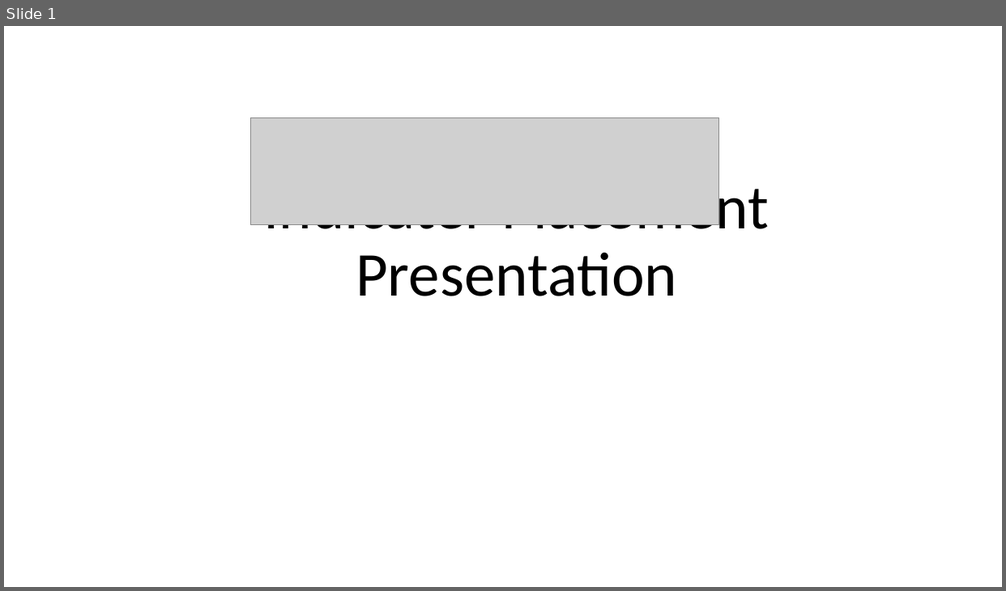
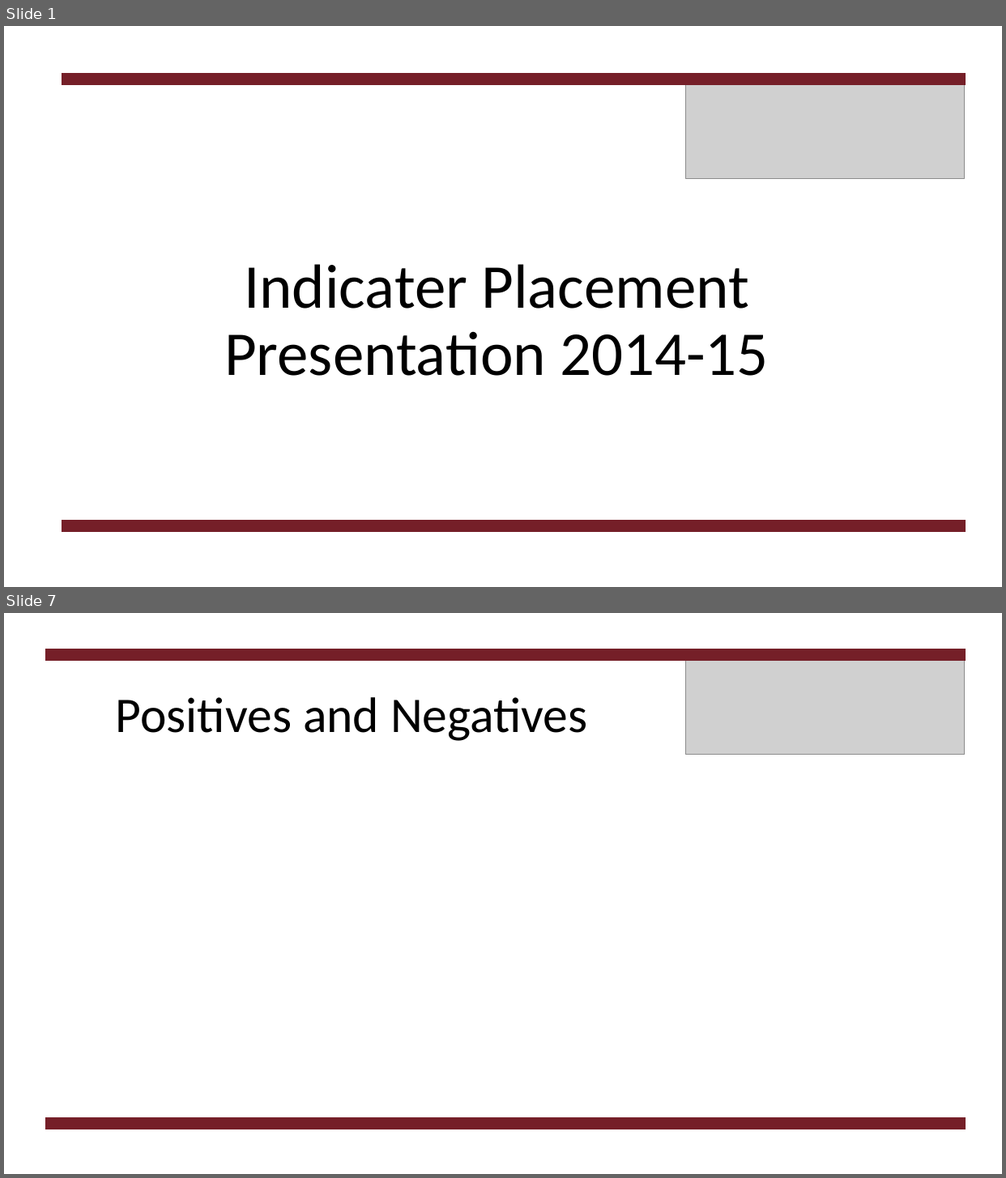
Before and after one commit to m00sedrive/Uni-Work-2015, a slide deck: Indicater Placement Reports/Indicater Presentation.pptx. Shown one above the other, each under a label of ours: slide 1 before the commit, slides 1 and 7 after it; the slides between them are not shown. The pictures are 1006x591 and 1006x1178 pixels, drawn with LibreOffice and Linux fonts; fonts in the diff are those of the drawing; grey boxes stand for pictures. Boxes give left, top, right and bottom in pixels: in the first picture for what was removed or moved away, otherwise in the second. Text is boxed around its words. In the diff, an @@ line names an element or a change of style, - is before the commit and + after.

Commit message:
indicater presentation update

```diff
--- a/Indicater Placement Reports/Indicater Presentation.pptx
+++ b/Indicater Placement Reports/Indicater Presentation.pptx
@@ slide 7 added at (4,613,1002,1174), background #FFFFFF @@
@@ rectangle added at (46,649,965,661), fill #751F28, outline #751F28 1 pt @@
@@ picture added at (686,649,965,755) @@
@@ title added at (116,697,587,741), 48 pt, text #000000 @@
+Positives and Negatives
@@ rectangle added at (46,1118,965,1130), fill #751F28, outline #751F28 1 pt @@
@@ slide 1 changed as well @@
@@ rectangle added at (62,73,965,84), fill #751F28, outline #751F28 1 pt @@
@@ picture: place and size @@
-picture at (250,118,719,225)
+picture at (686,73,965,178)
@@ title at (224,264,768,376): text changed @@
-Indicater Placement Presentation
+Indicater Placement Presentation 2014-15
@@ rectangle added at (62,521,965,532), fill #751F28, outline #751F28 1 pt @@
```
Also in this commit, not shown: 5 other slides added, 20 other files.
